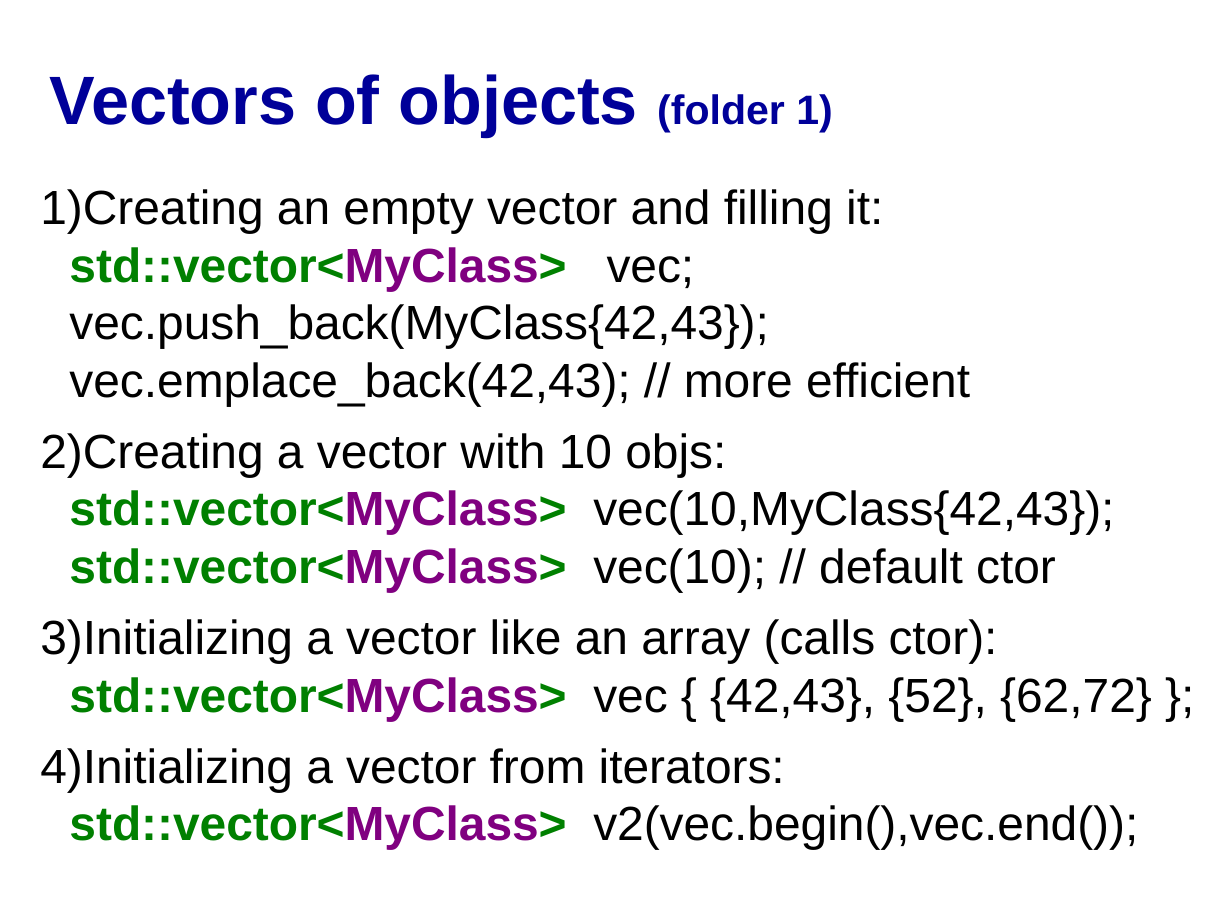
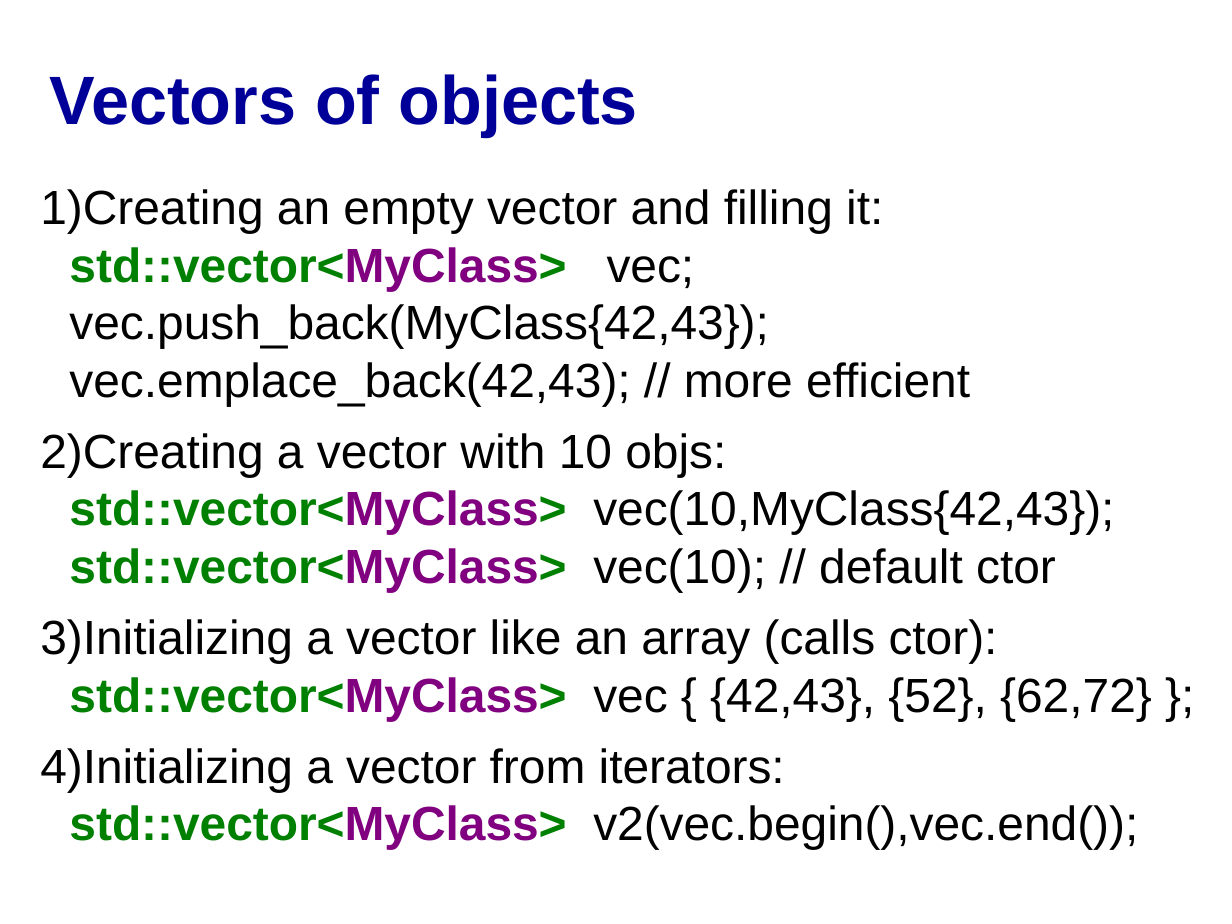
Before and after one commit to cpp-at-ariel/cpp-5781, a slide deck: slide 10 of 10-stl-containers/slides-containers.odp (slide 12 before the commit). Drawn at 1232x924 pixels with LibreOffice and Linux fonts; fonts in the diff are those of the drawing. Boxes give left, top, right and bottom in pixels: in the first picture for what was removed or moved away, otherwise in the second. Text is boxed around its words. In the diff, an @@ line names an element or a change of style, - is before the commit and + after.

```diff
--- a/10-stl-containers/slides-containers.odp
+++ b/10-stl-containers/slides-containers.odp
@@ title at box(49, 74, 638, 137): text changed @@
-Vectors of objects (folder 1)
+Vectors of objects
```
Also in this commit, not shown: 6 other slides changed, 2 slides removed.
